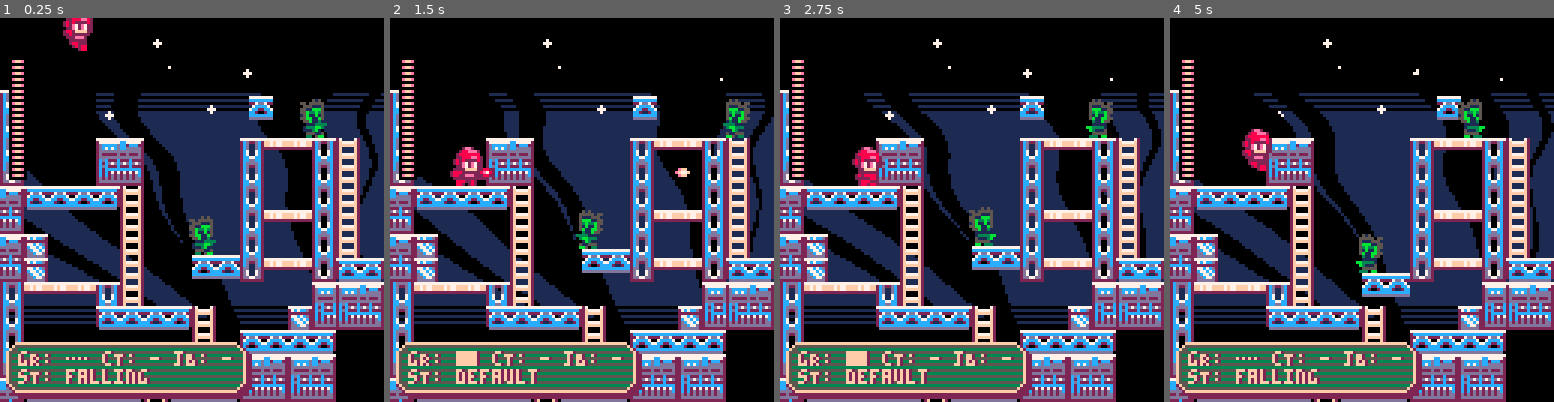
Above: before the commit, frames 1-4 (left to right).
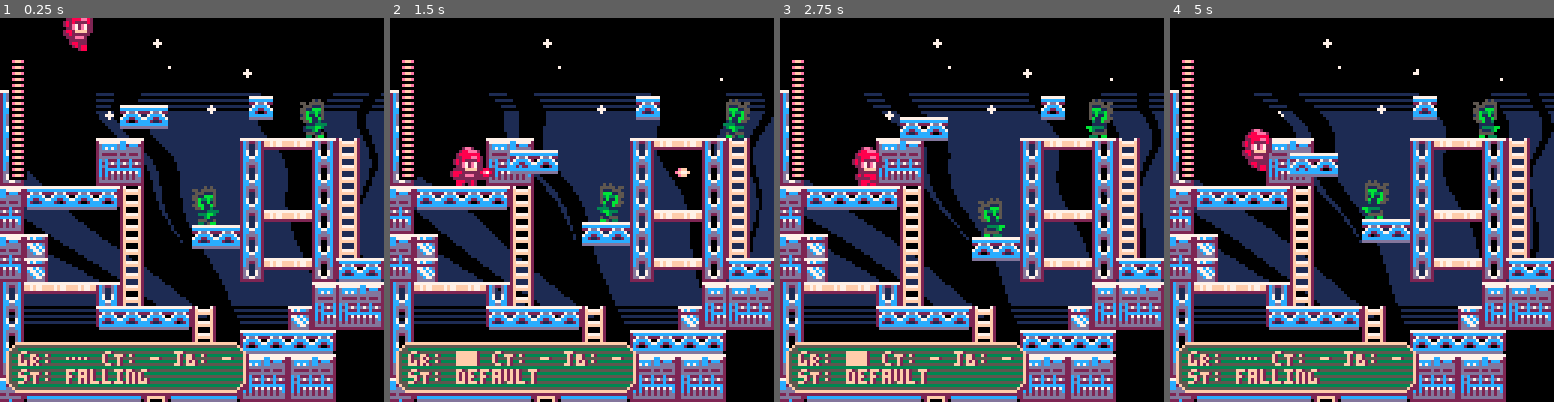
Above: after the commit, the same moments.

Repository: whckmstrjck/picoboy
Game: PICO-8 cartridge picoboy.p8
The game is run twice, just before and just after one commit, with the same random seed, the same clock (stepped at 60 frames per second) and the same inputs.
Inputs:
- Up to frame 1 (0.25 s): no input
- Up to frame 2 (1.5 s): tap X (X key) at 0.33, 1.07 s; tap O (Z key) at 0.7 s
- Up to frame 3 (2.75 s): hold Right 1.6-2.1 s; tap O (Z key) at 1.7, 2.1, 2.5 s; tap X (X key) at 1.85 s; hold Up 2.15-2.42 s; hold Right from 2.47 s (still down)
- Up to frame 4 (5 s): tap O (Z key) every 0.4 s from 2.9 to 4.9 s; tap X (X key) at 2.97, 4.08 s; release Right at 3.03 s; hold Left 3.08-3.58 s; hold Down 3.63-3.97 s; hold Right 4.02-4.68 s; hold Up from 4.73 s (still down)

The runs differ from the first frame. In frame 1, 3.2% of the frame differs, in the area x 2-66%, y 22-100%; in frame 2, 3.4%; in frame 3, 3.4%; in frame 4, 5.0%, in the area x 2-86%, y 20-100%.

Commit message:
Refactor platform initialization and collision handling for improved gameplay dynamics

Diff:
--- a/lua/_init.lua
+++ b/lua/_init.lua
@@ -7,7 +7,8 @@
   })
 
   platforms = {
-    Platform:new({ x = 64, y = 60, width = 16, moving = true }),
+    Platform:new({ x = 40, y = 10, width = 16, range = 20, moving = true }),
+    Platform:new({ x = 64, y = 50, width = 16, moving = true }),
     Platform:new({ x = 80, y = 10, width = 8, direction = 'horizontal', moving = true })
   }
   -- platforms = {}
--- a/lua/classes/actor.lua
+++ b/lua/classes/actor.lua
@@ -149,7 +149,11 @@
       end
     end
 
-    if hit then platform_hit = nil end
+    if platform_hit and platform_hit.direction == 'vertical' and platform_hit.dir == -1 then
+      hit = nil
+    elseif hit then
+      platform_hit = nil
+    end
 
     local new_y = y
     local new_vy = vy
@@ -162,7 +166,7 @@
       else
         new_y = platform_hit.y - height
         platform = platform_hit
-        add(platform_hit.actors, _ENV)
+        add(platform_hit.riders, _ENV)
       end
     elseif hit then
       new_vy = 0
--- a/lua/classes/enemies/lil-bot.lua
+++ b/lua/classes/enemies/lil-bot.lua
@@ -42,15 +42,23 @@
     y += vy
   end,
   check_edge = function(_ENV)
-    -- must also work with platforms
-    local cel_x = flr((x + (flipped and -2 or (width + 1))) / 8)
-    local cel_y = flr((y + height + 2) / 8)
+    local falling_off = true
+    local p = { x = x + (flipped and -2 or (width + 1)), y = y + height + 2 }
+
+    local cel_x = flr(p.x / 8)
+    local cel_y = flr(p.y / 8)
 
     if fget(mget(cel_x, cel_y), 0) or fget(mget(cel_x, cel_y), 2) then
-      return false
+      falling_off = false
     end
 
-    return true
+    for platform in all(G.platforms) do
+      if collide_point(platform, p.x, p.y) then
+        falling_off = false
+      end
+    end
+
+    return falling_off
   end,
 
   draw_enemy = function(_ENV)
--- a/lua/classes/platform.lua
+++ b/lua/classes/platform.lua
@@ -6,8 +6,8 @@
   min_pos = 0,
   width = 16,
   height = 8,
-  actors = {},
-  speed = .24,
+  riders = {},
+  speed = .2,
   range = 10,
   dir = 1,
   new = function(_ENV, tbl)
@@ -28,26 +28,22 @@
     )
   end,
   try_push_actor = function(_ENV, pushed_actor, amount)
-    for actor in all(actors) do
+    for actor in all(riders) do
       if actor == pushed_actor then return end
     end
     if cam:out_of_bounds(_ENV) then return end
     if not collide_other(_ENV, pushed_actor) then return end
 
-    if direction == 'vertical' then
-      log('pushhh')
-      if (dir < 0 and y > (pushed_actor.y + pushed_actor.height)) or (dir > 0 and (y + height) < pushed_actor.y) then
-        log(y)
-        log(pushed_actor.y + pushed_actor.height)
-        log('---')
-        pushed_actor.y = pushed_actor.y + amount
-      end
-    else
-      if (dir < 0 and x < (pushed_actor.x + pushed_actor.width))
-          or (dir > 0 and (x + width) > pushed_actor.x) then
-        pushed_actor.x = pushed_actor.x + amount
-      end
+    -- if direction == 'vertical' then
+    --   if (dir < 0 and y > (pushed_actor.y + pushed_actor.height)) or (dir > 0 and (y + height) < pushed_actor.y) then
+    --     pushed_actor.y = pushed_actor.y + amount
+    --   end
+    -- else
+    if (dir < 0 and x < (pushed_actor.x + pushed_actor.width))
+        or (dir > 0 and (x + width) > pushed_actor.x) then
+      pushed_actor.x = pushed_actor.x + amount
     end
+    -- end
   end,
   update = function(_ENV)
     if not moving then return end
@@ -62,22 +58,22 @@
       if x > max_pos or x < min_pos then dir = dir * -1 end
     end
 
-    try_push_actor(_ENV, G.player, move_amount)
-    for enemy in all(G.enemies) do
-      try_push_actor(_ENV, enemy, move_amount)
-    end
-
-    for actor in all(actors) do
-      if not cam:out_of_bounds(actor) then
-        if direction == 'vertical' then
-          actor.y = actor.y + move_amount
-        else
-          actor.x = actor.x + move_amount
-        end
+    if (direction == 'horizontal') then
+      try_push_actor(_ENV, G.player, move_amount)
+      for enemy in all(G.enemies) do
+        try_push_actor(_ENV, enemy, move_amount)
       end
     end
 
-    actors = {}
+    for actor in all(riders) do
+      if direction == 'vertical' then
+        actor.y = actor.y + move_amount
+      else
+        actor.x = actor.x + move_amount
+      end
+    end
+
+    riders = {}
   end,
   draw = function(_ENV)
     for i = 0, width - 8, 8 do
--- a/lua/classes/player/player.lua
+++ b/lua/classes/player/player.lua
@@ -469,7 +469,7 @@
 
     local radius = 4
 
-    rrectfill(debug_x + 1, debug_y + 1, debug_w + 1, debug_h + 1, radius, 2)
+    rrectfill(debug_x + 1, debug_y + 1, debug_w, debug_h, radius, 2)
     rrectfill(debug_x, debug_y, debug_w, debug_h, radius, 5)
     fillp(▤)
     rrectfill(debug_x + 2, debug_y + 1, debug_w - 2, debug_h - 2, radius, 3)
